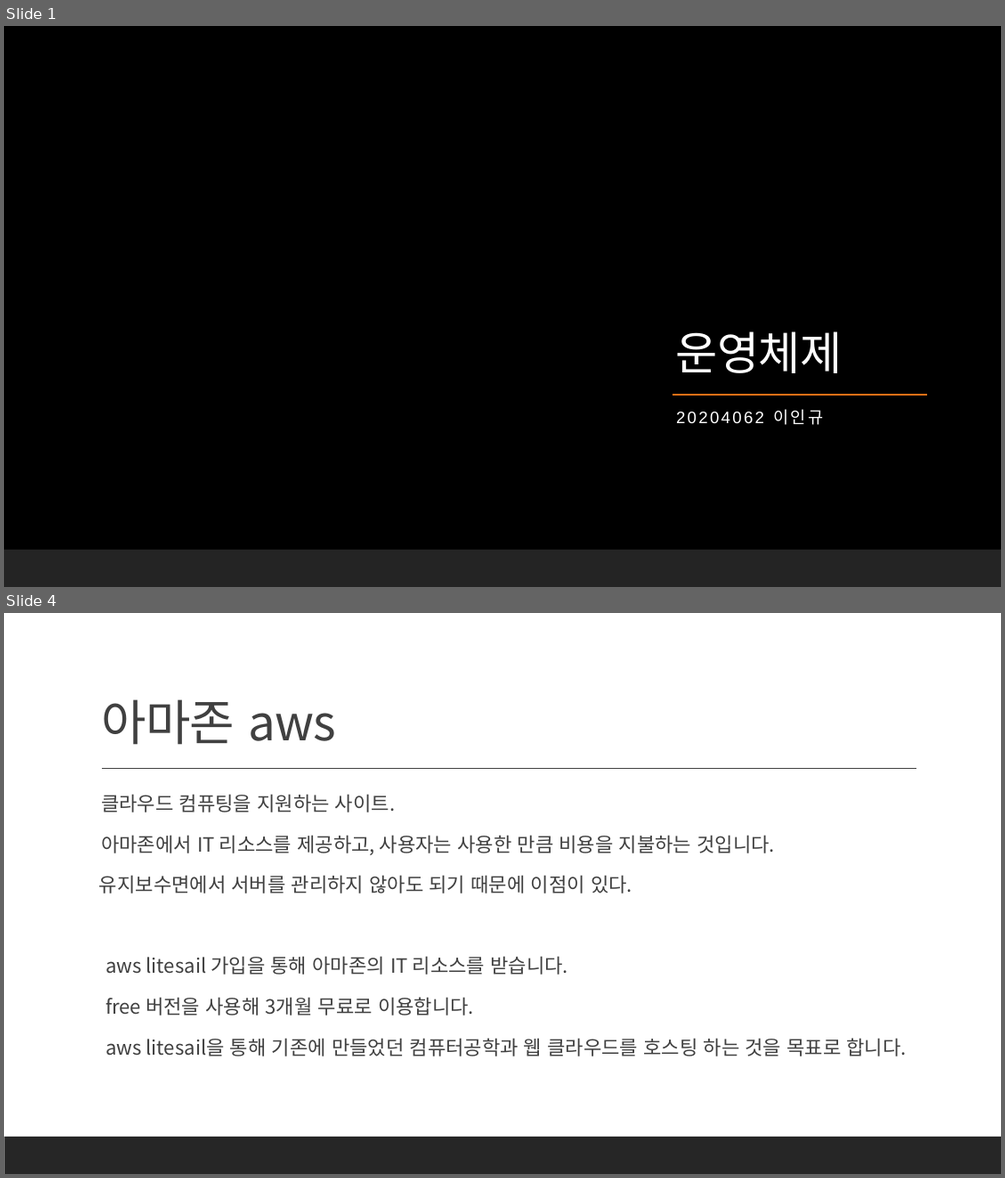
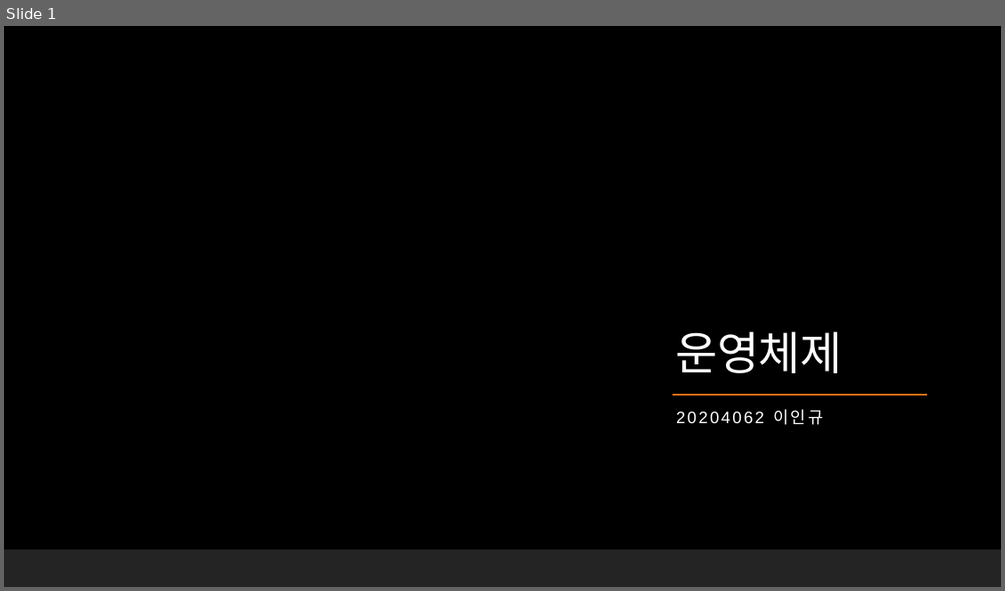
Before and after one commit to DevelopLee20/2023-1-Univ, a slide deck: 운영체제_이상정/템플릿.pptx. Shown one above the other, each under a label of ours: slides 1 and 4 before the commit, slide 1 after it; the slides between them are not shown. The pictures are 1005x1178 and 1005x591 pixels, drawn with LibreOffice and Linux fonts; fonts in the diff are those of the drawing; background and template pictures are left out. Boxes give left, top, right and bottom in pixels: in the first picture for what was removed or moved away, otherwise in the second. Text is boxed around its words. In the diff, an @@ line names an element or a change of style, - is before the commit and + after.

```diff
--- a/운영체제_이상정/템플릿.pptx
+++ b/운영체제_이상정/템플릿.pptx
@@ slide 4 removed at box(4, 613, 1001, 1174), background #FFFFFF; not listed: 1 template element that a slide beside it also shows @@
@@ title removed at box(101, 699, 336, 745) @@
-아마존 aws
@@ line removed from (102, 769) to (917, 769) @@
@@ text removed at box(99, 794, 906, 1056) @@
-  클라우드 컴퓨팅을 지원하는 사이트.
-  아마존에서 IT 리소스를 제공하고, 사용자는 사용한 만큼 비용을 지불하는 것입니다.
-유지보수면에서 서버를 관리하지 않아도 되기 때문에 이점이 있다.
-  aws litesail 가입을 통해 아마존의 IT 리소스를 받습니다.
-  free 버전을 사용해 3개월 무료로 이용합니다.
-  aws litesail을 통해 기존에 만들었던 컴퓨터공학과 웹 클라우드를 호스팅 하는 것을 목표로 합니다.
```
Also in this commit, not shown: 9 other slides removed, 11 other files.
